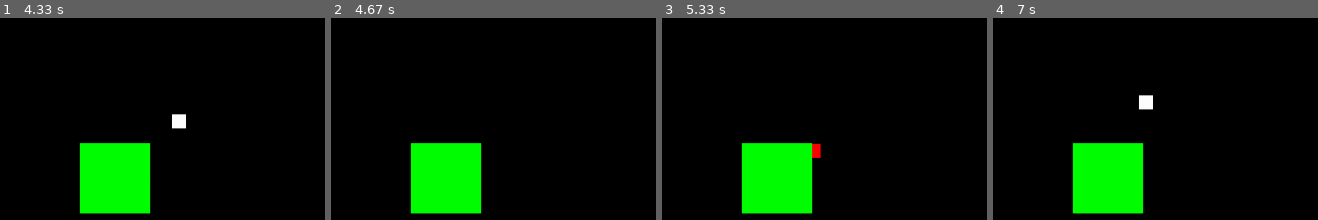
Above: before the commit, frames 1-4 (left to right).
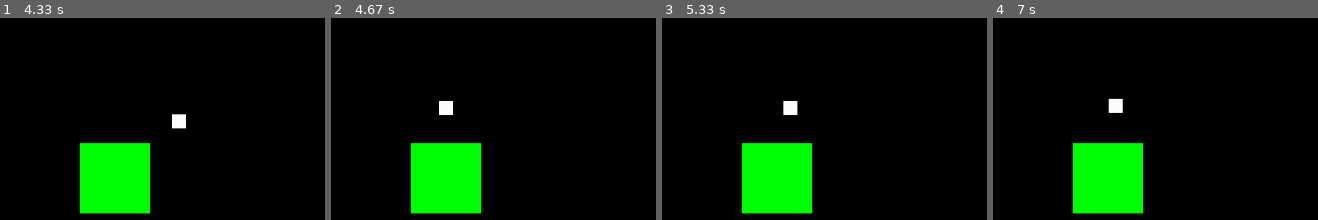
Above: after the commit, the same moments.

Repository: YousefIbrahimkhil/pygame
Game: pygame game, started from game.py
Same seed, same stepped clock (60 frames per second), same inputs: the game is played once before the commit and once after it.
Inputs:
- Up to frame 1 (4.33 s): hold D 0.33-0.8 s; hold W 0.83-1.13 s; hold D 1.17-1.63 s; hold A 1.67-2.2 s; hold S 2.23-2.53 s; hold A 2.57-2.97 s; hold W 3-3.37 s; hold D 3.4-4.03 s; hold S from 4.07 s (still down)
- Up to frame 2 (4.67 s): release S at 4.43 s; hold A from 4.47 s (still down)
- Up to frame 3 (5.33 s): release A at 4.93 s; hold D from 4.97 s (still down)
- Up to frame 4 (7 s): release D at 5.43 s; hold W 5.47-5.77 s; hold D 5.8-6.27 s; hold A 6.3-6.83 s; hold S from 6.87 s (still down)

Frame 1 is identical in both runs. In frame 2, 0.3% of the frame differs, in the area x 33-38%, y 41-49%; in frame 3, 0.5%; in frame 4, 0.7%, in the area x 35-50%, y 38-48%.

Commit message:
Collision and reset finalized

Diff:
--- a/game.py
+++ b/game.py
@@ -67,6 +67,11 @@
 
     speed += 1
 
+    if collide:
+        player_pos = rectangle(screen.get_width() / 2, screen.get_height() / 2, 20)
+        speed = 10
+
+
 
     # flip() the display to put your work on screen
     pygame.display.flip()
